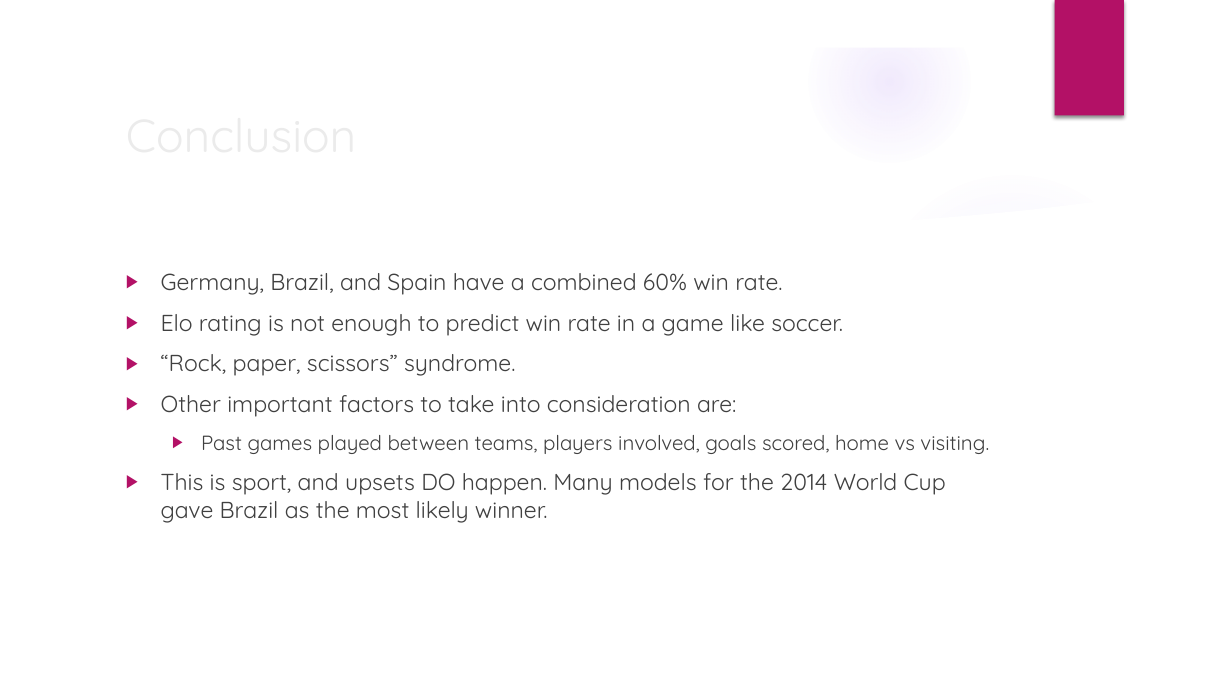
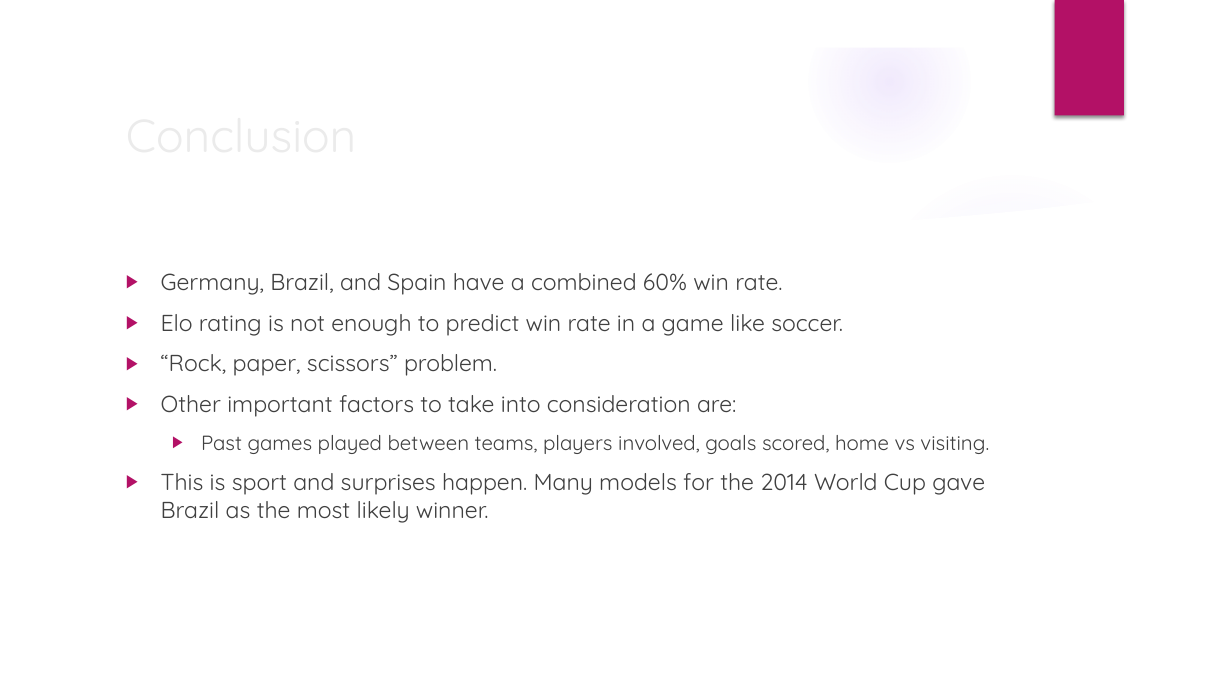
Before and after one commit to salimelawad/MonteCarloWorldCup2018, a slide deck: slide 10 of MonteCarloWorldCup2018.pptx. Drawn at 1232x693 pixels with LibreOffice and Linux fonts; fonts in the diff are those of the drawing; background and template pictures are left out. Boxes give left, top, right and bottom in pixels: in the first picture for what was removed or moved away, otherwise in the second. Text is boxed around its words. In the diff, an @@ line names an element or a change of style, - is before the commit and + after.

```diff
--- a/MonteCarloWorldCup2018.pptx
+++ b/MonteCarloWorldCup2018.pptx
@@ text at box(161, 354, 497, 376): text changed @@
-▶ “Rock, paper, scissors” syndrome.
+▶ “Rock, paper, scissors” problem.
@@ text at box(161, 473, 985, 523): text changed @@
-▶ This is sport, and upsets DO happen. Many models for the 2014 World Cup gave Brazil as the most likely winner.
+▶ This is sport and surprises happen. Many models for the 2014 World Cup gave Brazil as the most likely winner.
```
Also in this commit, not shown: 2 other slides changed, 1 other file.
